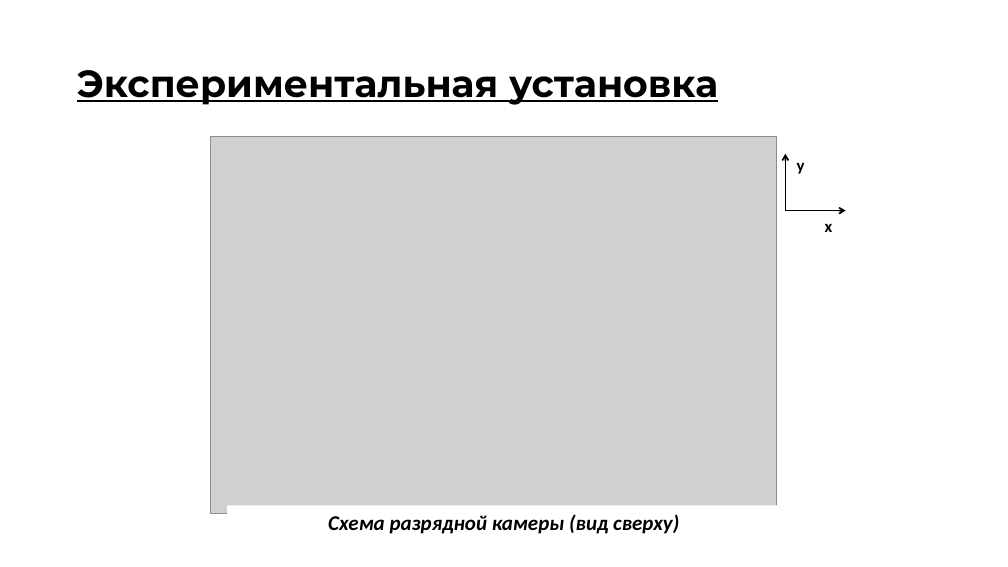
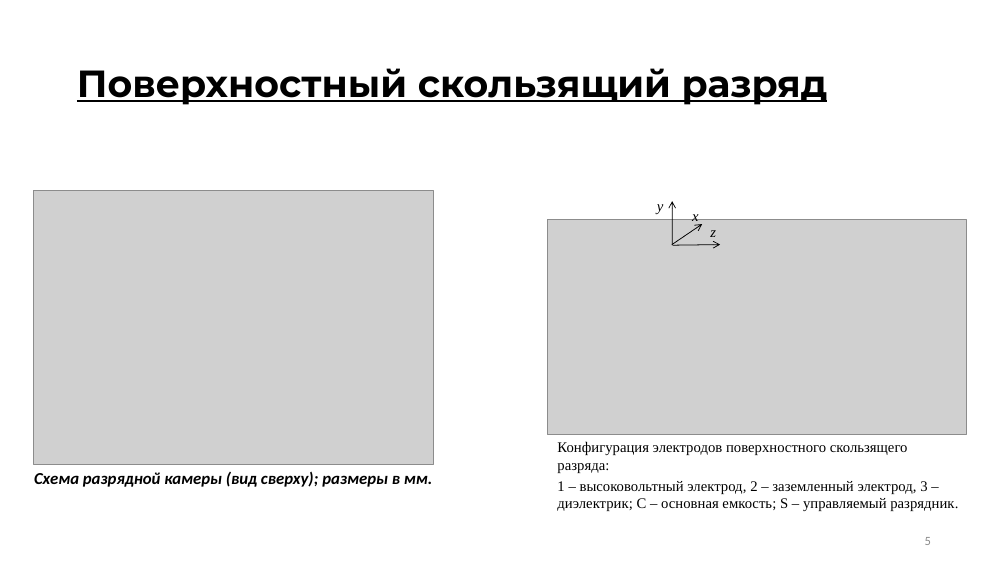
Before and after one commit to ulanich/msu, a slide deck: slide 5 of конференция/звенигород 21/звенигород21.pptx. Drawn at 1008x567 pixels with LibreOffice and Linux fonts; fonts in the diff are those of the drawing; grey boxes stand for pictures. Boxes give left, top, right and bottom in pixels: in the first picture for what was removed or moved away, otherwise in the second. Text is boxed around its words. In the diff, an @@ line names an element or a change of style, - is before the commit and + after.

```diff
--- a/конференция/звенигород 21/звенигород21.pptx
+++ b/конференция/звенигород 21/звенигород21.pptx
@@ title at [77,68,828,105]: text changed @@
-Экспериментальная установка
+Поверхностный скользящий разряд
@@ arrow removed from (786, 211) to (786, 154) @@
@@ picture: place and size @@
-picture at [211,136,777,513]
+picture at [33,191,433,464]
@@ text "y" at [657,204,664,214]: size 16 to 14 pt, font Calibri to Times New Roman, bold off, italic on @@
@@ text "y": place and size @@
-text "y" at [797,163,805,174]
+text "y" at [657,204,664,214]
@@ text "x": place and size @@
-text "x" at [825,224,833,232]
+text "x" at [692,210,699,225]
@@ text "x" at [692,210,699,225]: size 16 to 14 pt, font Calibri to Times New Roman, bold off, italic on @@
@@ picture added at [547,220,966,435] @@
@@ group added at [672,201,721,245]: 3 arrows, 1 text @@
+z
@@ arrow removed from (786, 211) to (846, 211) @@
@@ text added at [557,441,958,511], 14 pt, text #000000 @@
+Конфигурация электродов поверхностного скользящего разряда:
+1 – высоковольтный электрод, 2 – заземленный электрод, 3 – диэлектрик; C – основная емкость; S – управляемый разрядник.
@@ text "Схема разрядной камеры (вид сверху); ...": place and size @@
-text "Схема разрядной камеры (вид сверху); ..." at [227,505,780,538]
+text "Схема разрядной камеры (вид сверху); ..." at [34,471,432,487]
@@ text "Схема разрядной камеры (вид сверху); ..." at [34,471,432,487]: fill #FFFFFF to none @@
@@ text at [34,471,432,487]: text changed; size 20 to 16 pt @@
-Схема разрядной камеры (вид сверху)
+Схема разрядной камеры (вид сверху); размеры в мм.
@@ page number added at [925,537,931,545], 12 pt, text #8C8C8C @@
+5
```
Also in this commit, not shown: 9 other slides changed, 1 slide added, 1 slide removed.
